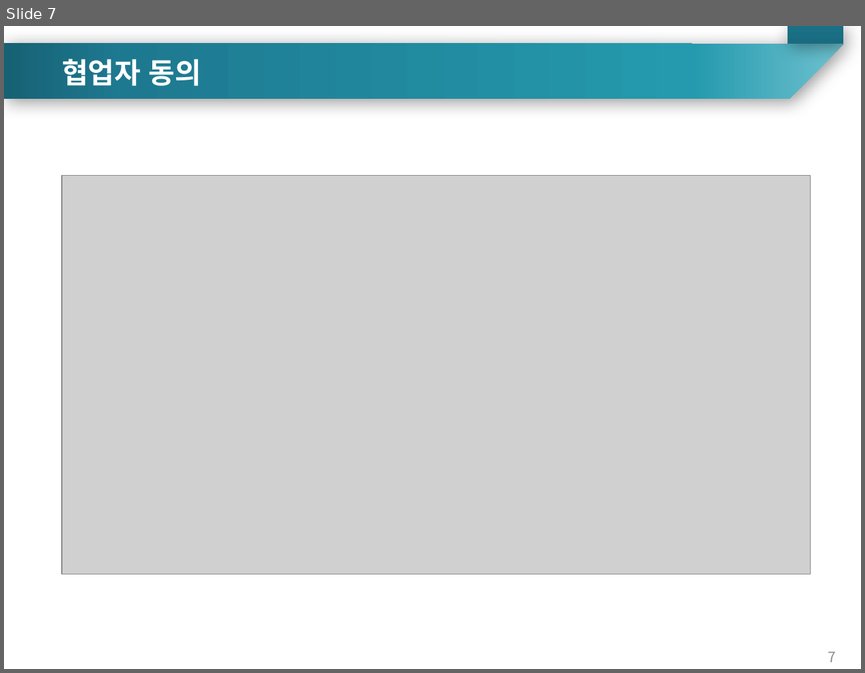
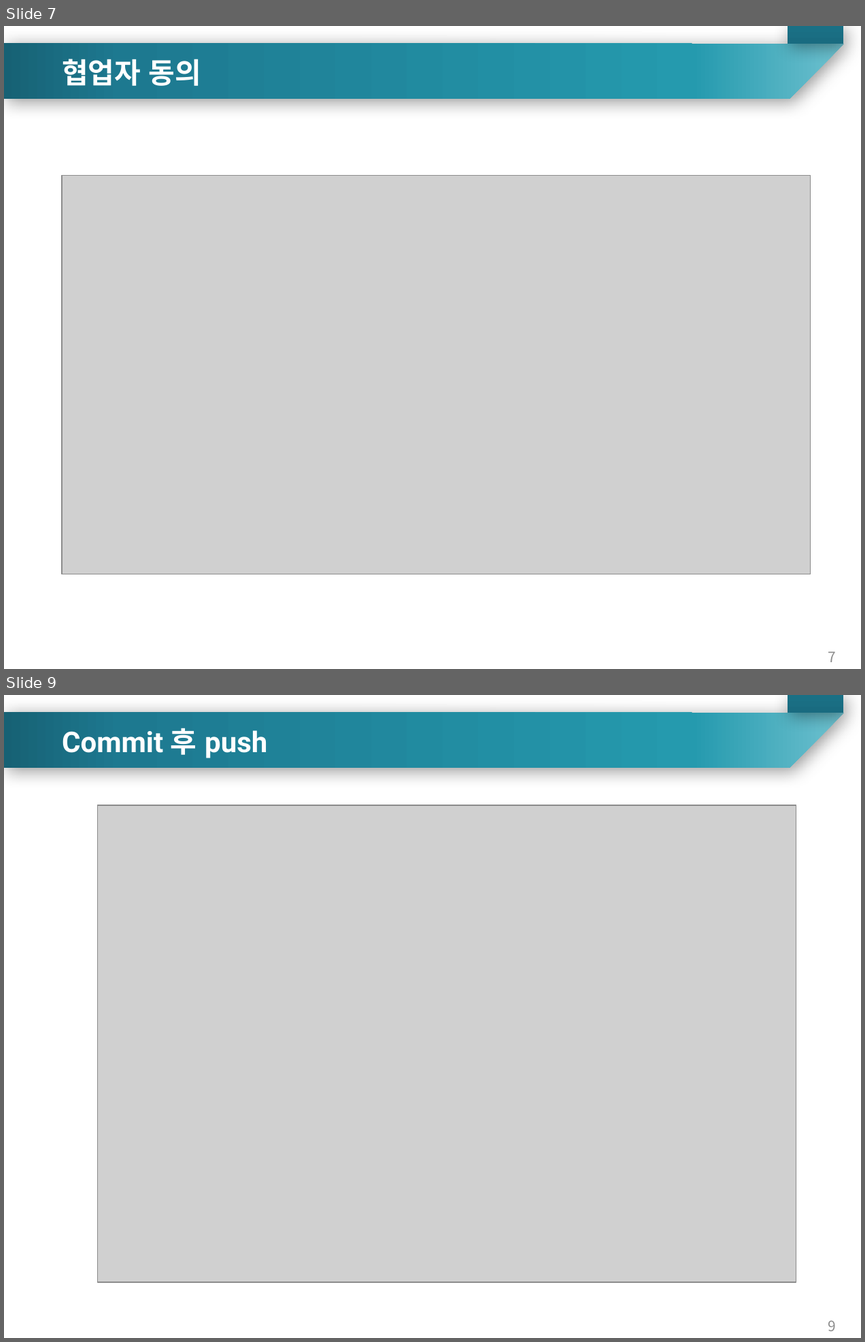
Before and after one commit to ai7dnn/2021-Graduation-Project, a slide deck: 2021 01주 깃허브 협업자 추가 및 푸쉬.pptx. Shown one above the other, each under a label of ours: slide 7 before the commit, slides 7 and 9 after it; the slides between them are not shown. The pictures are 865x673 and 865x1342 pixels, drawn with LibreOffice and Linux fonts; fonts in the diff are those of the drawing; grey boxes stand for pictures. Boxes give left, top, right and bottom in pixels: in the first picture for what was removed or moved away, otherwise in the second. Text is boxed around its words. In the diff, an @@ line names an element or a change of style, - is before the commit and + after.

```diff
--- a/2021 01주 깃허브 협업자 추가 및 푸쉬.pptx
+++ b/2021 01주 깃허브 협업자 추가 및 푸쉬.pptx
@@ slide 9 added at [4,695,861,1338], background #FFFFFF; not listed: 3 template elements that a slide beside it also shows @@
@@ text added at [62,728,267,758], 24 pt, text #FFFFFF, bold @@
+Commit 후 push
@@ text added at [56,804,534,834], 16 pt, text #FFFFFF @@
+마스터 제목 스타일 편집
@@ picture added at [97,806,796,1282] @@
@@ page number added at [827,1320,836,1331], 12 pt, text #8C8C8C @@
+9
```
Also in this commit, not shown: 1 slide changed.
